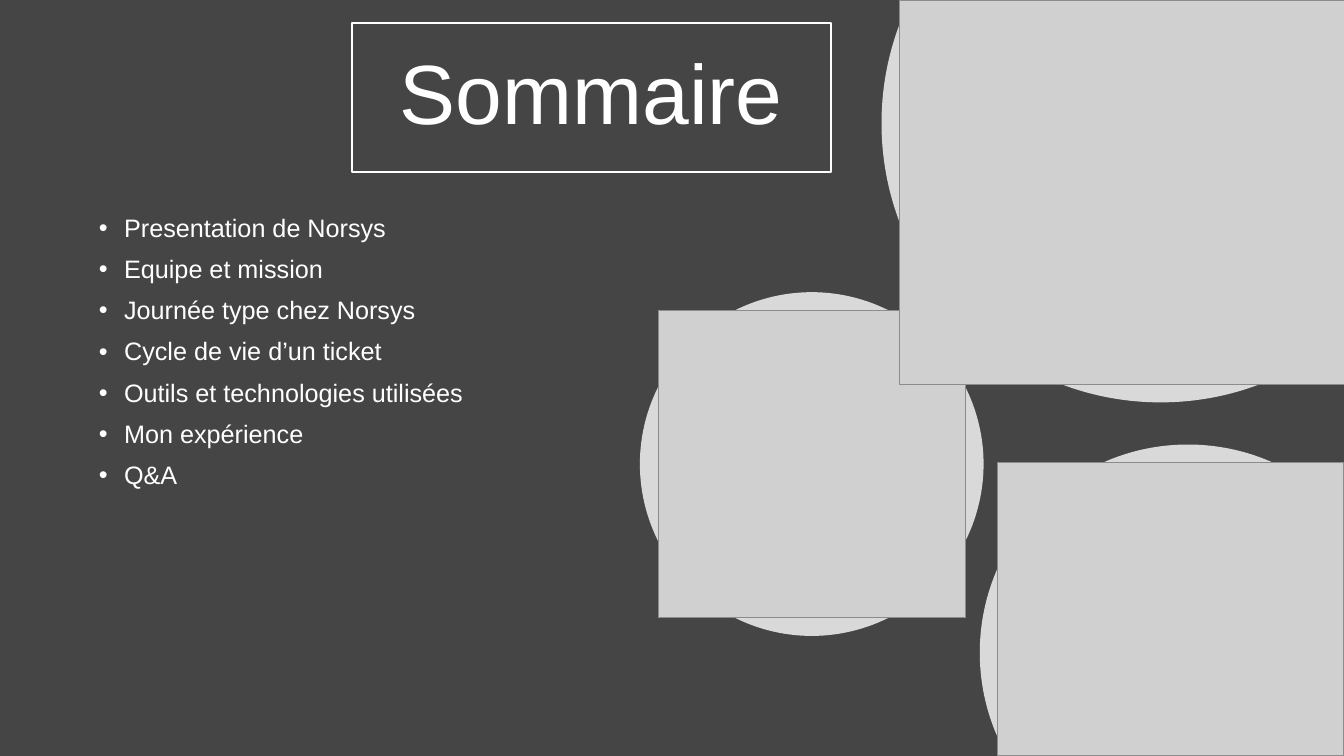
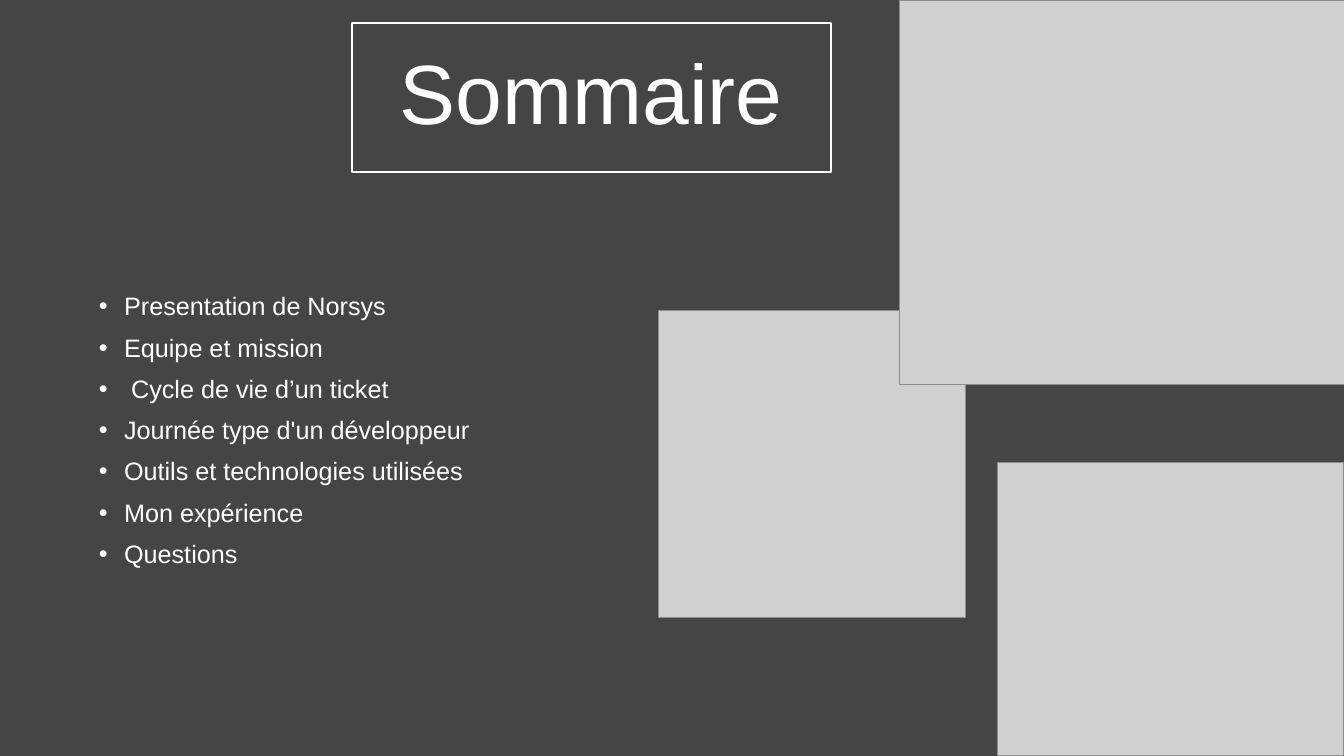
Before and after one commit to Zoridg/Soutenance_stage, a slide deck: slide 3 of Soutenance.pptx. Drawn at 1344x756 pixels with LibreOffice and Linux fonts; fonts in the diff are those of the drawing; grey boxes stand for pictures. Boxes give left, top, right and bottom in pixels: in the first picture for what was removed or moved away, otherwise in the second. Text is boxed around its words. In the diff, an @@ line names an element or a change of style, - is before the commit and + after.

```diff
--- a/Soutenance.pptx
+++ b/Soutenance.pptx
@@ freeform shape removed at (882,0,1344,402) @@
@@ text "Presentation de Norsys": place and size @@
-text "Presentation de Norsys" at (124,218,463,489)
+text "Presentation de Norsys" at (124,296,470,568)
@@ ellipse removed at (640,292,984,636) @@
@@ text at (124,300,415,325): paragraph removed @@
-• Journée type chez Norsys
@@ text at (124,420,470,445): paragraph added @@
+• Journée type d'un développeur
@@ freeform shape removed at (980,445,1344,756) @@
@@ text at (124,544,237,568): text changed @@
-• Q&A
+• Questions
```
Also in this commit, not shown: 4 other slides changed, 4 slides added, 1 slide removed, 3 other files.
